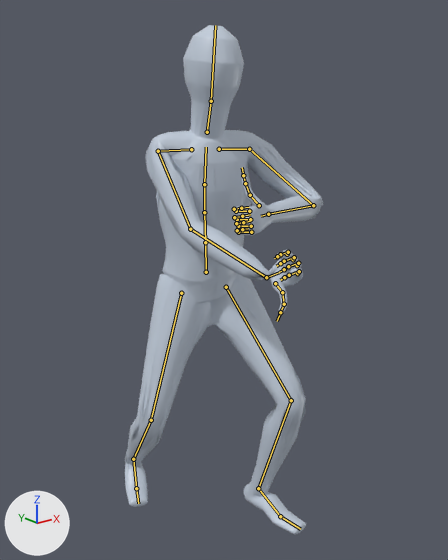
The glTF model app/assets/anims/Base/sword_shield_attack_3.glb, before and after one commit.
Rendered twice from a camera (50 mm lens) standing at (-1.199, -1.71, 1.494) and looking at (0.029, -0.175, 0.88). The axes (+X, +Y, +Z) are drawn at lower left. The lights are the same throughout. The picture after the commit comes second. Both versions are drawn at frame 14 of the action 'Animation'; the numbers are the values there. The bones that change, and the others that lie on the model, are drawn over the model as lines.

Objects in the first picture: 'Body_human_male'.
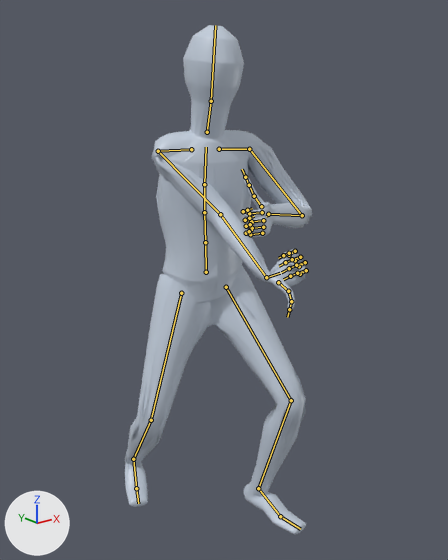
Where the change shows, as pixel boxes [x1, y1, x2, y2] in the pictures (448 x 560 px):
'Body_human_male', posed: before [125, 25, 323, 534]; after [125, 25, 313, 534]
bone 'mixamorig:LeftArm', root to tip: before (249, 149) to (313, 205); after (249, 149) to (302, 215)
bone 'mixamorig:LeftHand', root to tip: before (268, 214) to (261, 216); after (268, 214) to (266, 216)
bone 'mixamorig:RightArm', root to tip: before (158, 151) to (190, 229); after (158, 151) to (220, 214)
bone 'mixamorig:RightHand', root to tip: before (266, 277) to (279, 272); after (266, 277) to (280, 273)

The edits, one by one:
Bone 'mixamorig:LeftArm' (bone_mixamorig_leftarm) turns from (-30, -3, -39) to (-41, -9, -35) degrees about its own x, y and z.
Bone 'mixamorig:LeftHand' (bone_mixamorig_lefthand) turns from (-4, -49, 6) to (7, -40, 15) degrees about its own x, y and z.
Bone 'mixamorig:RightArm' (bone_mixamorig_rightarm) turns from (-47, 36, 72) to (-147, 20, -34) degrees about its own x, y and z.
Bone 'mixamorig:RightHand' (bone_mixamorig_righthand) turns from (-7, -174, 52) to (-70, 23, -110) degrees about its own x, y and z.
